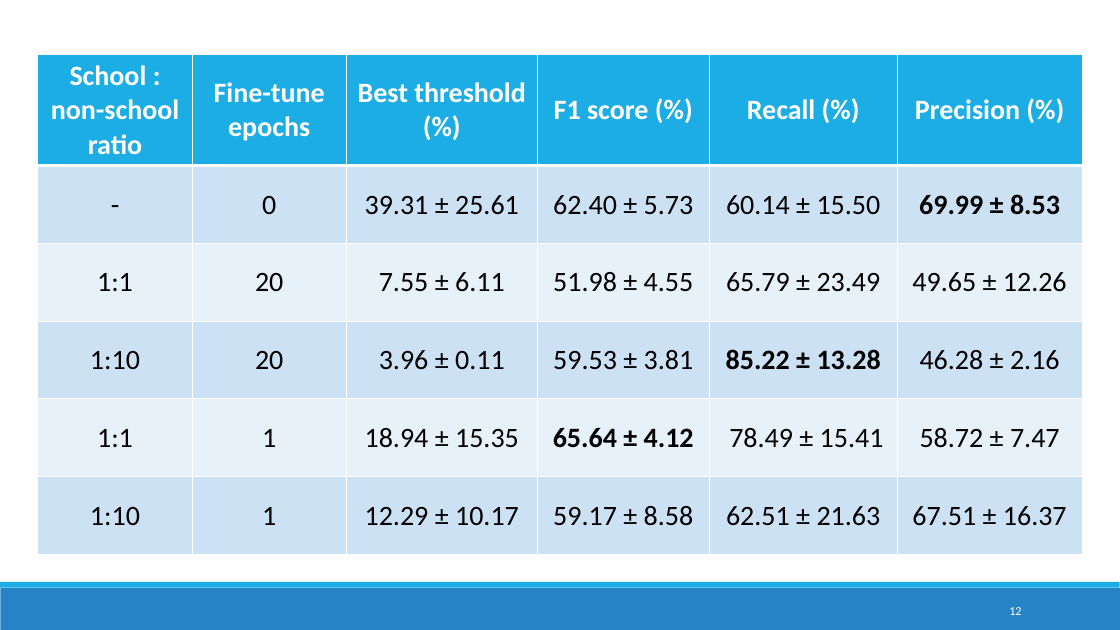
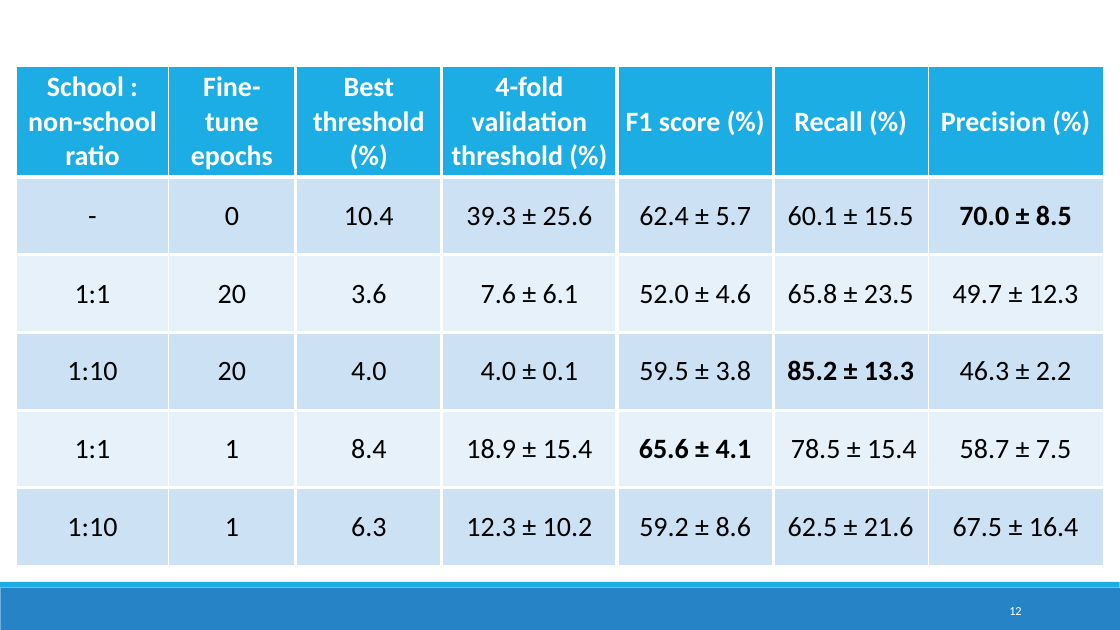
Before and after one commit to DomJamb/school_mapping, a slide deck: slide 12 of presentations/27.2/School mapping in ESRI imagery.pptx. Drawn at 1120x630 pixels with LibreOffice and Linux fonts; fonts in the diff are those of the drawing. Boxes give left, top, right and bottom in pixels: in the first picture for what was removed or moved away, otherwise in the second. Text is boxed around its words. In the diff, an @@ line names an element or a change of style, - is before the commit and + after.

Commit message:
presentation

```diff
--- a/presentations/27.2/School mapping in ESRI imagery.pptx
+++ b/presentations/27.2/School mapping in ESRI imagery.pptx
@@ table at box(17, 66, 1103, 565) @@
-column 3: Best threshold (%) | 39.31 ± 25.61 | 7.55 ± 6.11 | 3.96 ± 0.11 | 18.94 ± 15.35 | 12.29 ± 10.17
-column 4: F1 score (%) | 62.40 ± 5.73 | 51.98 ± 4.55 | 59.53 ± 3.81 | 65.64 ± 4.12 | 59.17 ± 8.58
-column 5: Recall (%) | 60.14 ± 15.50 | 65.79 ± 23.49 | 85.22 ± 13.28 | 78.49 ± 15.41 | 62.51 ± 21.63
-column 6: Precision (%) | 69.99 ± 8.53 | 49.65 ± 12.26 | 46.28 ± 2.16 | 58.72 ± 7.47 | 67.51 ± 16.37
+column 3: Best threshold (%) | 10.4 | 3.6 | 4.0 | 8.4 | 6.3
+column 4: 4-fold validation threshold (%) | 39.3 ± 25.6 | 7.6 ± 6.1 | 4.0 ± 0.1 | 18.9 ± 15.4 | 12.3 ± 10.2
+column 5: F1 score (%) | 62.4 ± 5.7 | 52.0 ± 4.6 | 59.5 ± 3.8 | 65.6 ± 4.1 | 59.2 ± 8.6
+column 6: Recall (%) | 60.1 ± 15.5 | 65.8 ± 23.5 | 85.2 ± 13.3 | 78.5 ± 15.4 | 62.5 ± 21.6
+column 7: Precision (%) | 70.0 ± 8.5 | 49.7 ± 12.3 | 46.3 ± 2.2 | 58.7 ± 7.5 | 67.5 ± 16.4
@@ table: place and size @@
-table at box(38, 55, 1083, 553)
+table at box(17, 66, 1103, 565)
```
Also in this commit, not shown: 3 other slides changed, 1 slide added, 3 other files.
